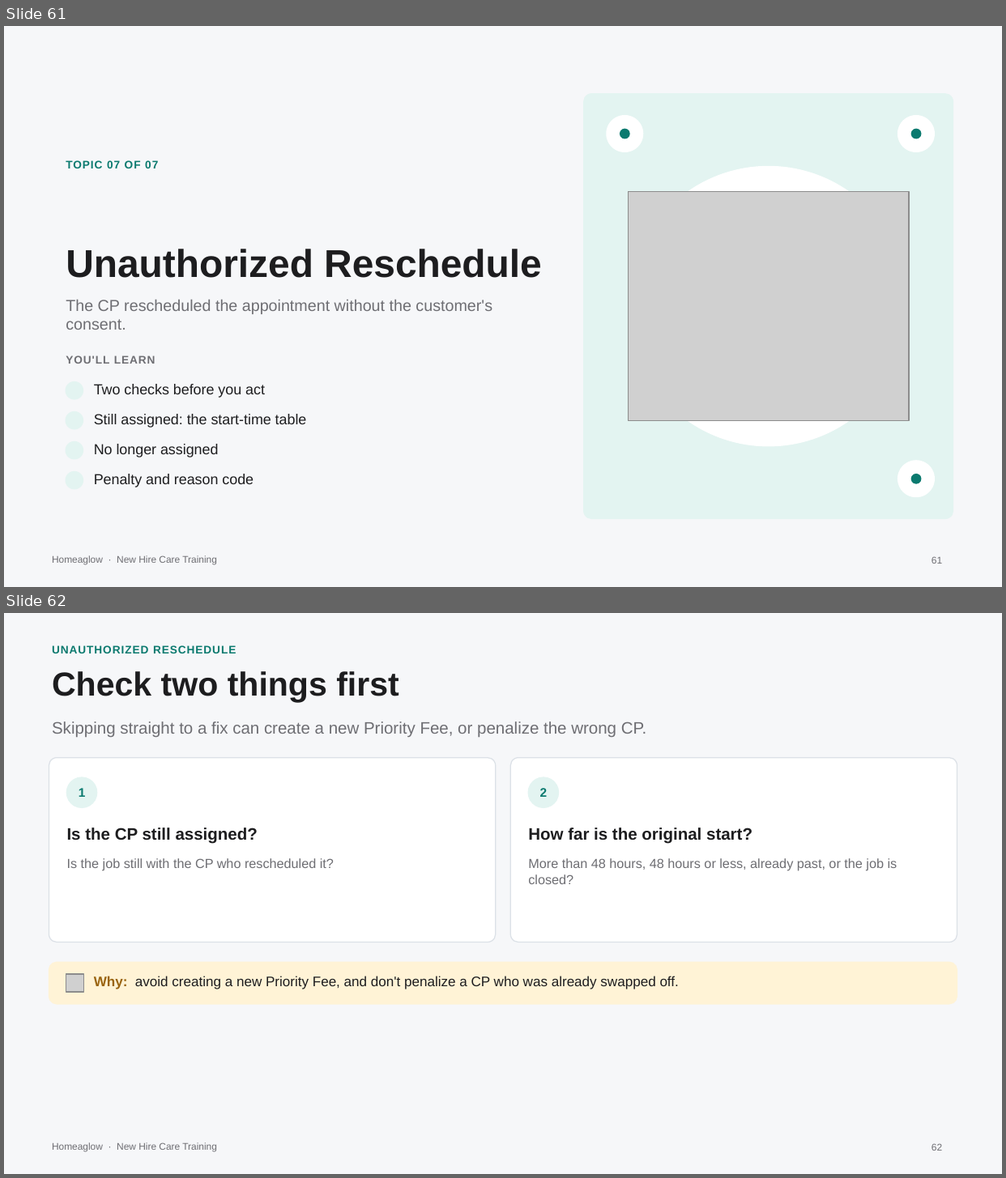
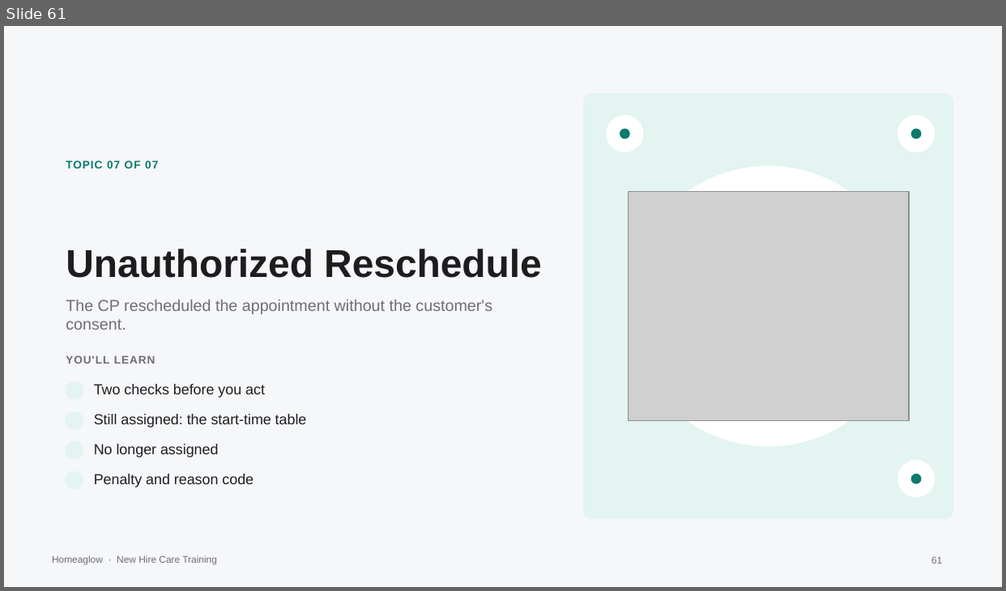
Before and after one commit to anjulimichelle/training, a slide deck: billing-disputes/billing-disputes-cash-payments.pptx. Shown one above the other, each under a label of ours: slides 61 and 62 before the commit, slide 61 after it. The pictures are 1006x1178 and 1006x591 pixels, drawn with LibreOffice and Linux fonts; fonts in the diff are those of the drawing; grey boxes stand for pictures; background and template pictures are left out. Boxes give left, top, right and bottom in pixels: in the first picture for what was removed or moved away, otherwise in the second. Text is boxed around its words. In the diff, an @@ line names an element or a change of style, - is before the commit and + after.

```diff
--- a/billing-disputes/billing-disputes-cash-payments.pptx
+++ b/billing-disputes/billing-disputes-cash-payments.pptx
@@ slide 62 removed at (x1=4, y1=613, x2=1002, y2=1174), background #F6F7F9; not listed: 1 template element that a slide beside it also shows @@
@@ text removed at (x1=52, y1=645, x2=236, y2=653) @@
-UNAUTHORIZED RESCHEDULE
@@ text removed at (x1=52, y1=671, x2=399, y2=702) @@
-Check two things first
@@ text removed at (x1=52, y1=722, x2=646, y2=737) @@
-Skipping straight to a fix can create a new Priority Fee, or penalize the wrong CP.
@@ rounded rectangle removed at (x1=49, y1=758, x2=495, y2=943) @@
@@ rounded rectangle removed at (x1=511, y1=758, x2=957, y2=943) @@
@@ ellipse removed at (x1=67, y1=777, x2=97, y2=807) @@
@@ ellipse removed at (x1=528, y1=777, x2=558, y2=807) @@
@@ text removed at (x1=79, y1=788, x2=86, y2=797) @@
-1
@@ text removed at (x1=540, y1=788, x2=548, y2=797) @@
-2
@@ text removed at (x1=67, y1=828, x2=258, y2=844) @@
-Is the CP still assigned?
@@ text removed at (x1=528, y1=828, x2=752, y2=844) @@
-How far is the original start?
@@ text removed at (x1=67, y1=858, x2=334, y2=871) @@
-Is the job still with the CP who rescheduled it?
@@ text removed at (x1=528, y1=858, x2=897, y2=884) @@
-More than 48 hours, 48 hours or less, already past, or the job is closed?
@@ rounded rectangle removed at (x1=49, y1=962, x2=957, y2=1004) @@
@@ picture removed at (x1=66, y1=974, x2=84, y2=992) @@
@@ text removed at (x1=94, y1=976, x2=679, y2=990) @@
-Why: avoid creating a new Priority Fee, and don't penalize a CP who was already swapped off.
@@ page number removed at (x1=931, y1=1144, x2=942, y2=1151) @@
-62
```
Also in this commit, not shown: 1 slide changed, 2 other files.
